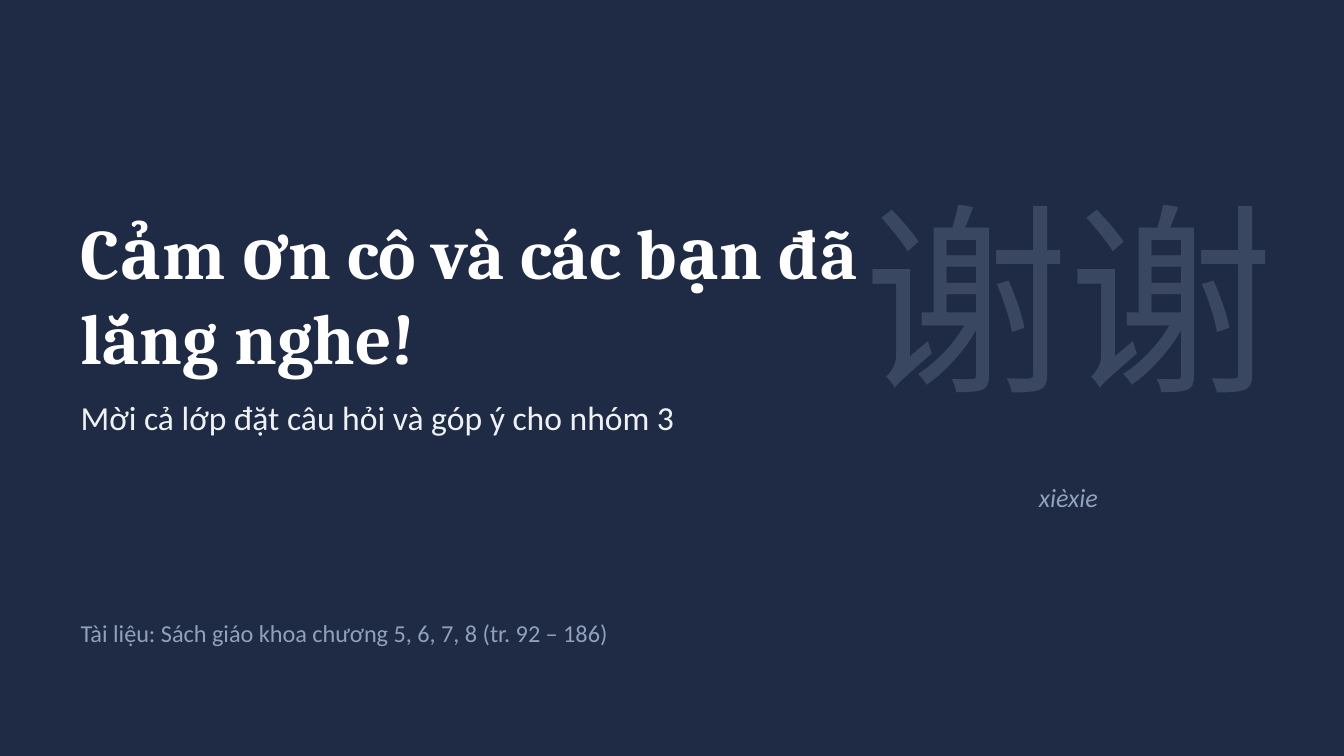
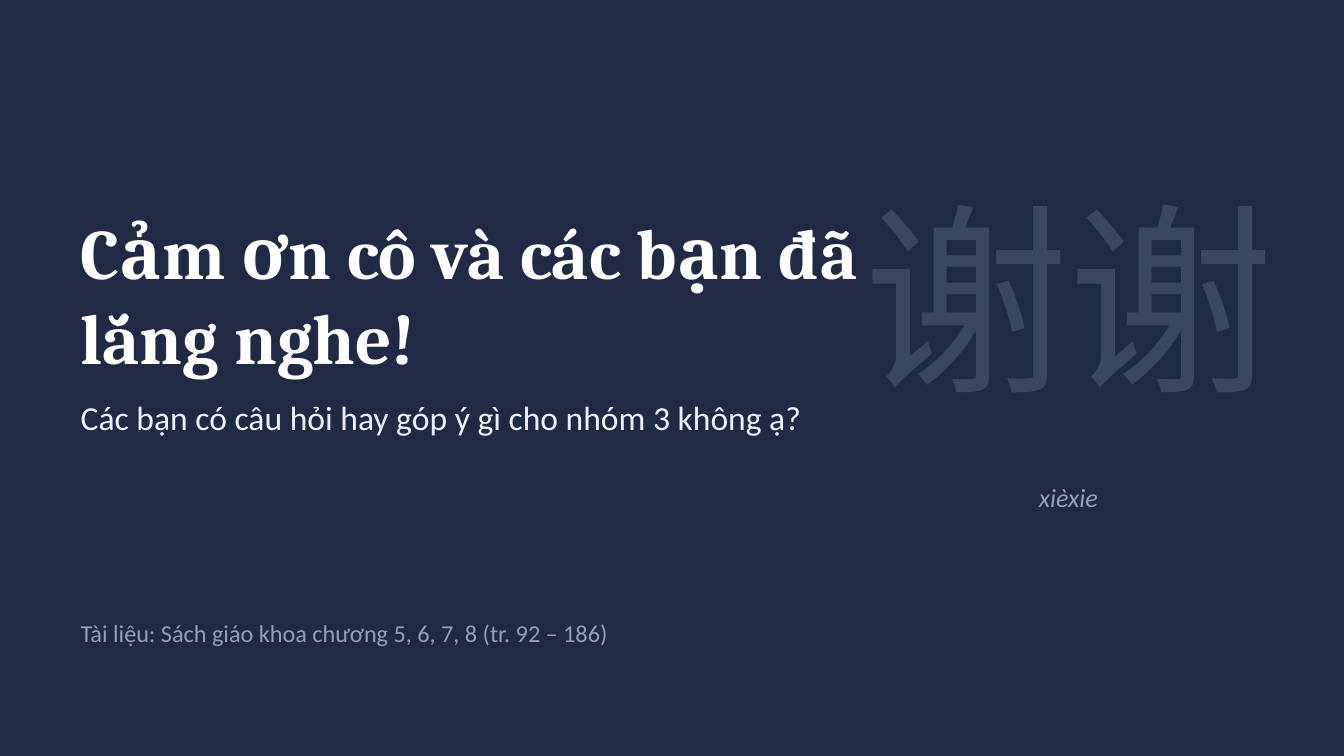
Before and after one commit to datpolime/Claude, a slide deck: slide 31 of Noi_dung_3_Thanh_dieu_ngu_dieu_trong_am.pptx (slide 37 before the commit). Drawn at 1344x756 pixels with LibreOffice and Linux fonts; fonts in the diff are those of the drawing. Boxes give left, top, right and bottom in pixels: in the first picture for what was removed or moved away, otherwise in the second. Text is boxed around its words. In the diff, an @@ line names an element or a change of style, - is before the commit and + after.

```diff
--- a/Noi_dung_3_Thanh_dieu_ngu_dieu_trong_am.pptx
+++ b/Noi_dung_3_Thanh_dieu_ngu_dieu_trong_am.pptx
@@ text at box(81, 406, 801, 436): text changed @@
-Mời cả lớp đặt câu hỏi và góp ý cho nhóm 3
+Các bạn có câu hỏi hay góp ý gì cho nhóm 3 không ạ?
```
Also in this commit, not shown: 25 other slides changed, 5 slides added, 11 slides removed.
